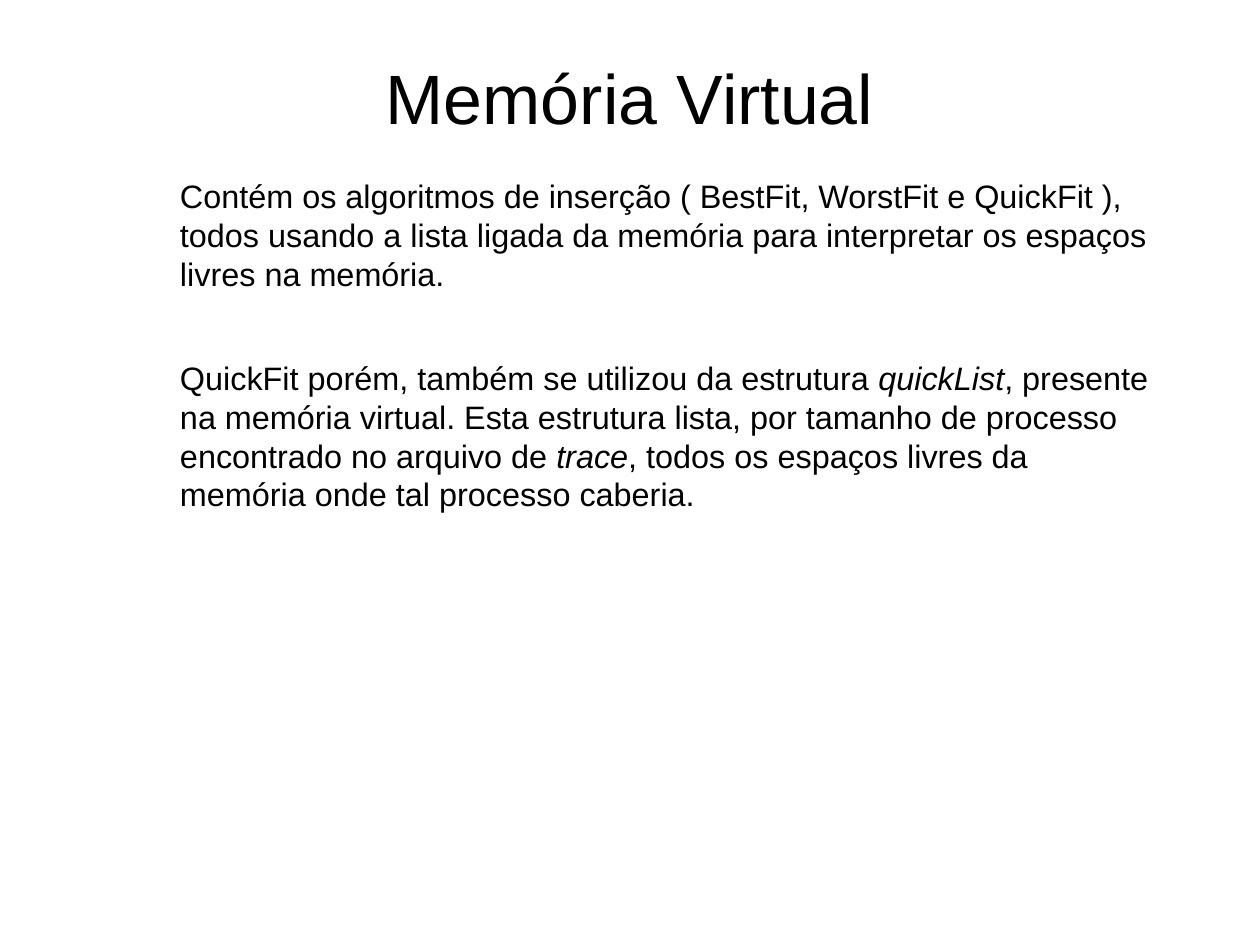
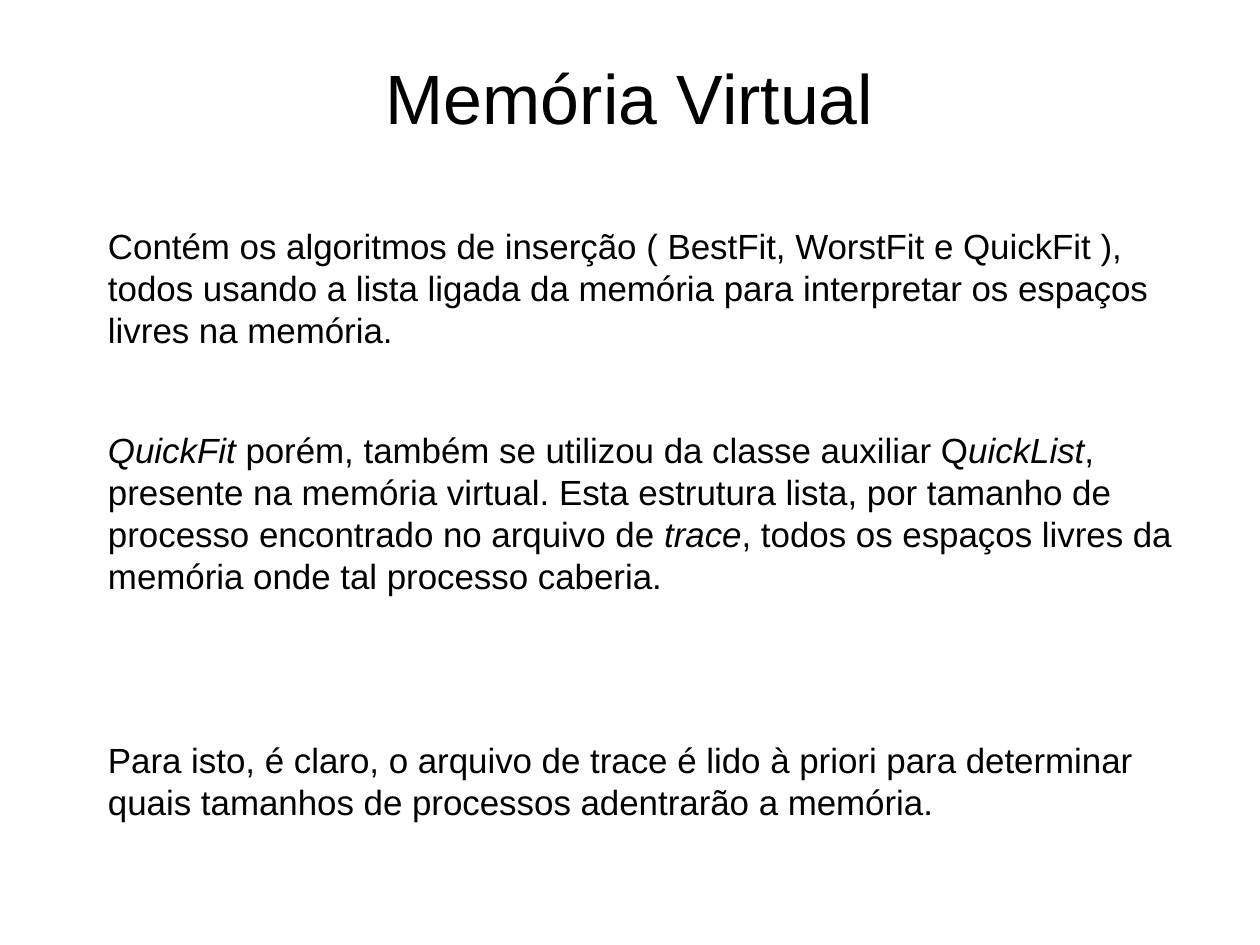
Before and after one commit to AndreMoukarzel/SO, a slide deck: slide 4 of EP3/Apresentacao.odp. Drawn at 1260x945 pixels with LibreOffice and Linux fonts; fonts in the diff are those of the drawing. Boxes give left, top, right and bottom in pixels: in the first picture for what was removed or moved away, otherwise in the second. Text is boxed around its words. In the diff, an @@ line names an element or a change of style, - is before the commit and + after.

```diff
--- a/EP3/Apresentacao.odp
+++ b/EP3/Apresentacao.odp
@@ text "Contém os algoritmos de inserção ...": place and size @@
-text "Contém os algoritmos de inserção ..." at (180, 184, 1148, 474)
+text "Contém os algoritmos de inserção ..." at (108, 233, 1172, 822)
@@ text at (108, 233, 1148, 344): size 20.4 to 22 pt in "Contém os algoritmos de inserção ( BestFit, ..."; list level 3 to 1 in "Contém os algoritmos de inserção ..." @@
@@ text at (108, 437, 1172, 822): text changed; size 20.4 to 22 pt @@
-    QuickFit porém, também se utilizou da estrutura quickList, presente na memória virtual. Esta estrutura lista, por tamanho de processo encontrado no arquivo de trace, todos os espaços livres da memória onde tal processo caberia.
+QuickFit porém, também se utilizou da classe auxiliar QuickList, presente na memória virtual. Esta estrutura lista, por tamanho de processo encontrado no arquivo de trace, todos os espaços livres da memória onde tal processo caberia.
+Para isto, é claro, o arquivo de trace é lido à priori para determinar quais tamanhos de processos adentrarão a memória.
```
Also in this commit, not shown: 1 other slide changed, 2 slides added, 1 slide removed, 1 other file.
